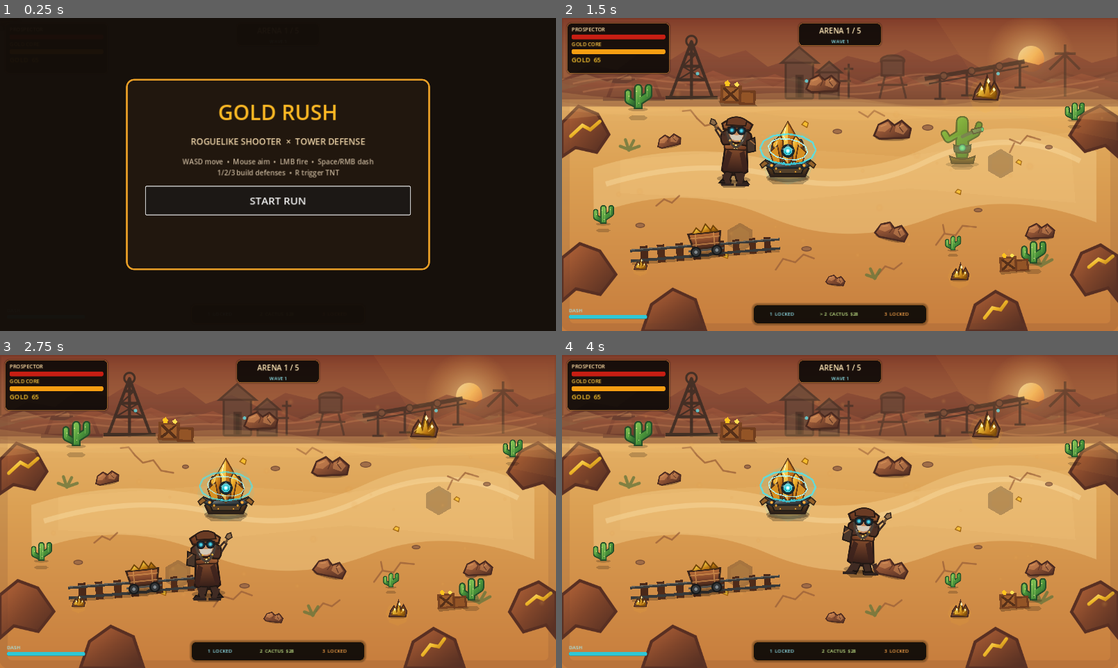
Above: before the commit, frames 1-4 (two rows, left to right).
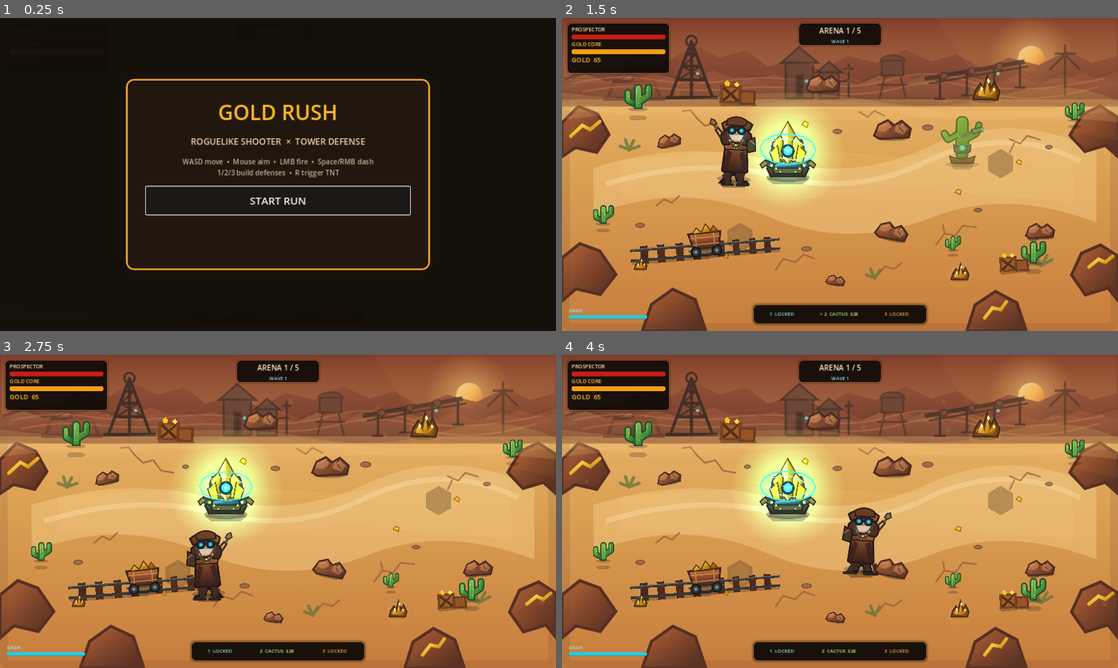
Above: after the commit, the same moments.

Repository: motomotoo1997-art/monster-quest
Game: Godot game, scene res://scenes/main/Main.tscn
Two runs of this game, one before a commit and one after it. Both use one fixed random seed, a clock stepped at 60 frames per second and the inputs below.
Inputs (mouse positions are in pixels of both pictures, inside the frame that each line leads up to):
- Up to frame 1 (0.25 s): no input
- Up to frame 2 (1.5 s): click "START RUN" at 0.5 s; tap Enter at 1.25 s; move the mouse to (962, 158) at 1.27 s; hold D (move_right) from 1.28 s (still down); tap E (ability_e) at 1.35 s
- Up to frame 3 (2.75 s): move the mouse to (166, 527) at 2.02 s; release D (move_right) at 2.03 s; hold S (move_down) from 2.03 s (still down); tap Q (ability_q) at 2.1 s
- Up to frame 4 (4 s): move the mouse to (895, 442) at 2.77 s; release S (move_down) at 2.78 s; hold D (move_right) 2.78-3.53 s; tap R (ability_r) at 2.85 s; move the mouse to (812, 574) at 3.52 s; hold W (move_up) from 3.53 s (still down); tap 1 (build_1) at 3.6 s

The runs differ from the first frame. In frame 2, 3.4% of the frame differs, in the area x 32-49%, y 28-58%; in frame 3, 3.6%; in frame 4, 3.6%.

Commit message:
lighting: add cyan local light to Gold Core

Diff:
--- a/gold-rush-roguelike/scenes/objectives/GoldCore.tscn
+++ b/gold-rush-roguelike/scenes/objectives/GoldCore.tscn
@@ -1,10 +1,11 @@
-[gd_scene load_steps=7 format=3]
+[gd_scene load_steps=8 format=3]
 
 [ext_resource type="Script" path="res://scripts/objectives/gold_core.gd" id="1_core"]
 [ext_resource type="Script" path="res://scripts/components/health_component.gd" id="2_health"]
 [ext_resource type="Script" path="res://scripts/components/team_component.gd" id="3_team"]
 [ext_resource type="Script" path="res://scripts/components/hurtbox_component.gd" id="4_hurtbox"]
 [ext_resource type="Texture2D" path="res://assets/sprites/objectives/gold_core_v2.svg" id="5_visual"]
+[ext_resource type="Texture2D" path="res://assets/vfx/radial_energy_light.svg" id="6_light"]
 
 [sub_resource type="CircleShape2D" id="CircleShape2D_core"]
 radius = 28.0
@@ -26,6 +27,13 @@
 position = Vector2(0,-42)
 polygon = PackedVector2Array(0,-66,48,-48,66,0,48,48,0,66,-48,48,-66,0,-48,-48)
 color = Color(0.12,0.86,0.94,0.10)
+
+[node name="CoreLight" type="PointLight2D" parent="."]
+position = Vector2(0,-52)
+texture = ExtResource("6_light")
+texture_scale = 1.05
+energy = 1.15
+color = Color(0.13,0.86,1,1)
 
 [node name="EnergyRings" type="Node2D" parent="."]
 z_index = 1
